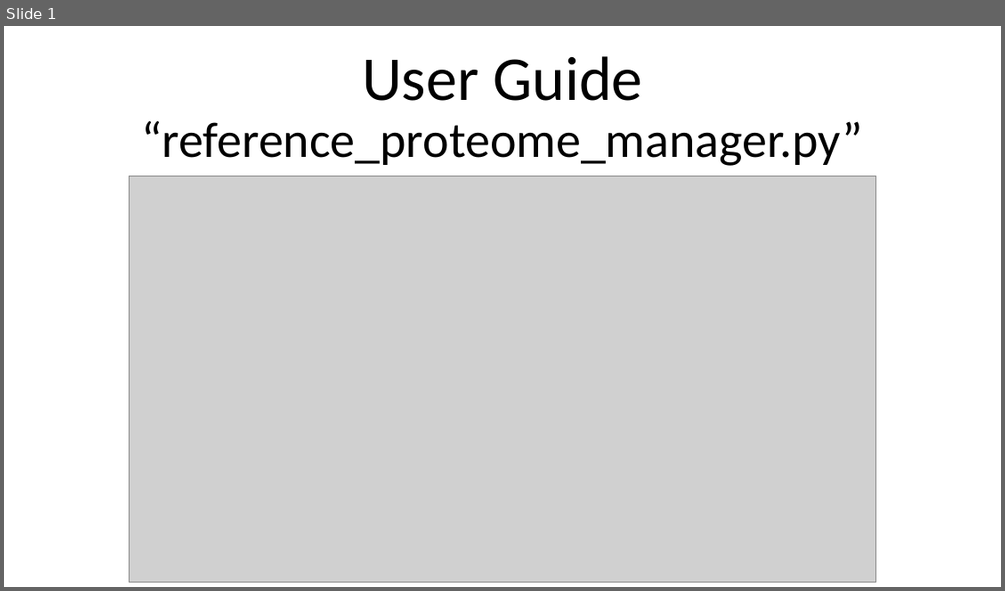
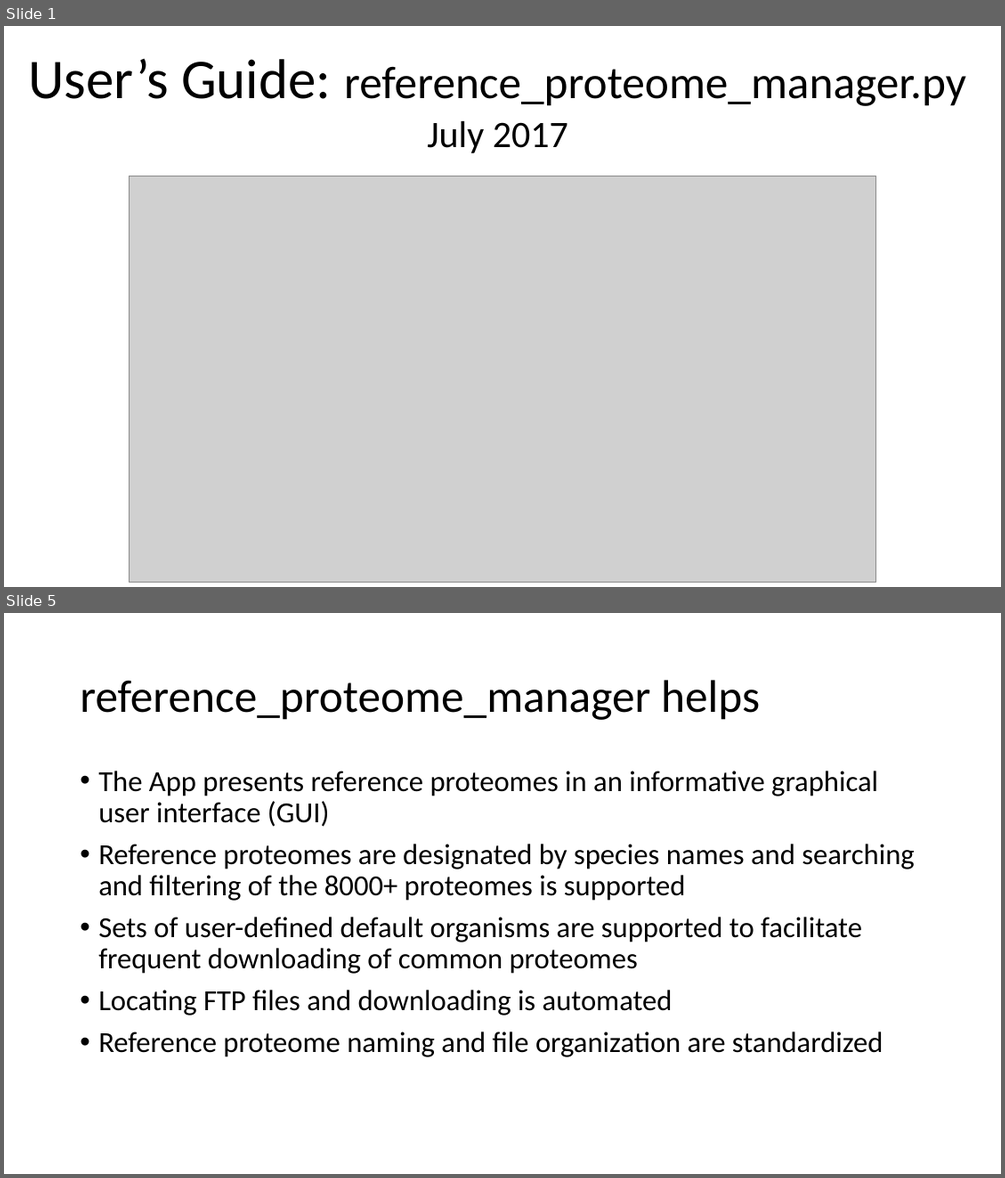
Before and after one commit to lily-liang12/Reference_Proteome_Manager, a slide deck: User Guide.pptx. Shown one above the other, each under a label of ours: slide 1 before the commit, slides 1 and 5 after it; the slides between them are not shown. The pictures are 1005x591 and 1005x1178 pixels, drawn with LibreOffice and Linux fonts; fonts in the diff are those of the drawing; grey boxes stand for pictures. Boxes give left, top, right and bottom in pixels: in the first picture for what was removed or moved away, otherwise in the second. Text is boxed around its words. In the diff, an @@ line names an element or a change of style, - is before the commit and + after.

```diff
--- a/User Guide.pptx
+++ b/User Guide.pptx
@@ slide 5 added at [4, 613, 1001, 1174], background #FFFFFF @@
@@ text added at [80, 680, 760, 720], 44 pt, text #000000 @@
+reference_proteome_manager helps
@@ text added at [98, 771, 914, 1057], 28 pt, text #000000 @@
+• The App presents reference proteomes in an informative graphical user interface (GUI)
+• Reference proteomes are designated by species names and searching and filtering of the 8000+ proteomes is supported
+• Sets of user-defined default organisms are supported to facilitate frequent downloading of common proteomes
+• Locating FTP files and downloading is automated
+• Reference proteome naming and file organization are standardized
@@ slide 1 changed as well @@
@@ text at [28, 58, 966, 153]: text changed; size 48 to 44 pt @@
-User Guide
-“reference_proteome_manager.py”
+User’s Guide: reference_proteome_manager.py
+July 2017
```
Also in this commit, not shown: 7 other slides changed, 4 other slides added, 2 other files.
